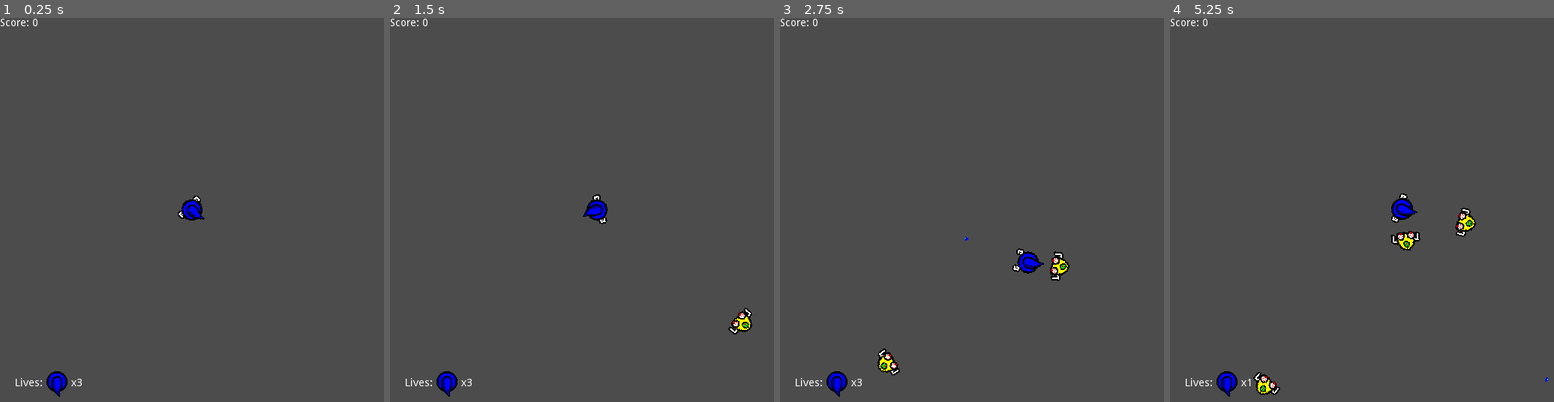
Above: before the commit, frames 1-4 (left to right).
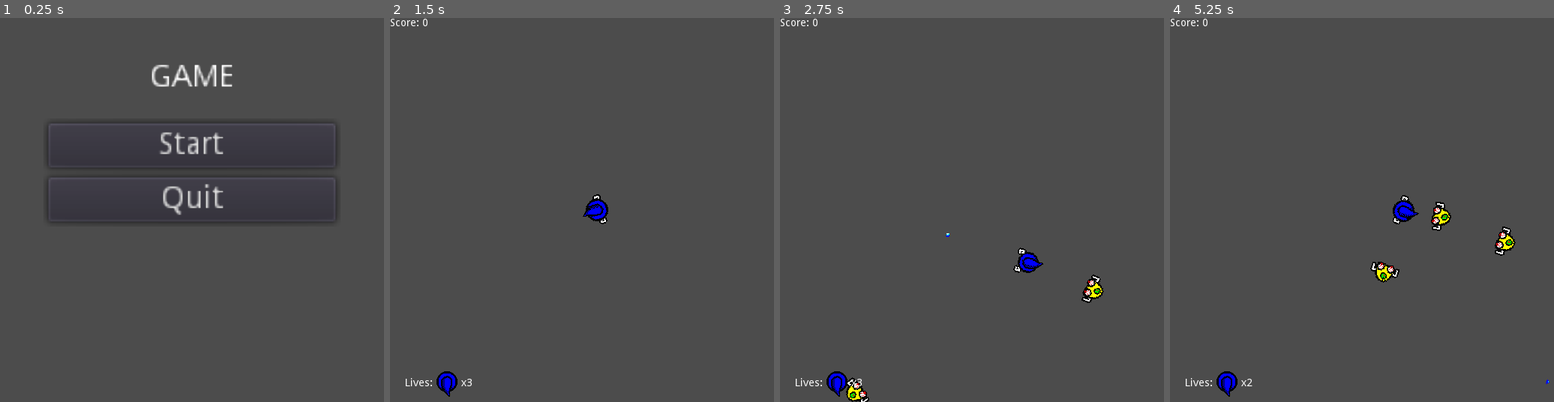
Above: after the commit, the same moments.

Repository: taylorhansen/Blue-vs-The-Sandwich-Invasion
Game: Godot game, scene res://main-menu/MainMenu.tscn
Same seed, same stepped clock (60 frames per second), same inputs: the game is played once before the commit and once after it. Before the commit the project starts from res://world/World.tscn.
Inputs (mouse positions are in pixels of both pictures, inside the frame that each line leads up to):
- Up to frame 1 (0.25 s): no input
- Up to frame 2 (1.5 s): click (582, 144) at 0.5 s, where only the run after the commit has a clickable "Start"; move the mouse to (666, 190) at 1.27 s; press the mouse at (666, 190) at 1.28 s; hold D (move_right) from 1.28 s (still down)
- Up to frame 3 (2.75 s): move the mouse to (895, 229) at 2.02 s; release D (move_right) at 2.03 s; release the mouse at (895, 229) at 2.03 s; hold S (move_down) from 2.03 s (still down); click (895, 229) at 2.1 s
- Up to frame 4 (5.25 s): move the mouse to (1400, 125) at 2.77 s; release S (move_down) at 2.78 s; press the mouse at (1400, 125) at 2.78 s; hold D (move_right) 2.78-3.53 s; move the mouse to (1342, 286) at 3.52 s; release the mouse at (1342, 286) at 3.53 s; hold W (move_up) 3.53-4.28 s; click (1342, 286) at 3.6 s; move the mouse to (1477, 267) at 4.27 s; press the mouse at (1477, 267) at 4.28 s; hold A (move_left) from 4.28 s (still down); move the mouse to (1246, 152) at 5.02 s; release the mouse at (1246, 152) at 5.03 s; click (1246, 152) at 5.1 s

The runs differ from the first frame. In frame 1, 3.4% of the frame differs, in the area x 0-88%, y 0-99%; in frame 2, 0.3%; in frame 3, 1.1%; in frame 4, 1.8%.

Commit message:
Add basic main menu

Diff:
--- /dev/null
+++ b/main-menu/MainMenu.gd
@@ -0,0 +1,10 @@
+extends Control
+
+func _ready():
+    pass
+
+func _on_Start_pressed():
+    get_tree().change_scene("res://world/World.tscn")
+
+func _on_Quit_pressed():
+    get_tree().quit()
--- /dev/null
+++ b/main-menu/MainMenu.tscn
@@ -0,0 +1,131 @@
+[gd_scene load_steps=2 format=2]
+
+[ext_resource path="res://main-menu/MainMenu.gd" type="Script" id=1]
+
+[node name="MainMenu" type="Control"]
+
+anchor_left = 0.0
+anchor_top = 0.0
+anchor_right = 0.0
+anchor_bottom = 0.0
+rect_pivot_offset = Vector2( 0, 0 )
+rect_clip_content = false
+mouse_filter = 0
+mouse_default_cursor_shape = 0
+size_flags_horizontal = 1
+size_flags_vertical = 1
+script = ExtResource( 1 )
+
+[node name="VBoxContainer" type="VBoxContainer" parent="." index="0"]
+
+anchor_left = 0.0
+anchor_top = 0.0
+anchor_right = 0.0
+anchor_bottom = 0.0
+margin_left = 64.0
+margin_top = 32.0
+margin_right = 192.0
+margin_bottom = 176.0
+rect_scale = Vector2( 3, 3 )
+rect_pivot_offset = Vector2( 0, 0 )
+rect_clip_content = false
+mouse_filter = 1
+mouse_default_cursor_shape = 0
+size_flags_horizontal = 1
+size_flags_vertical = 1
+alignment = 0
+_sections_unfolded = [ "Rect" ]
+
+[node name="CenterContainer" type="CenterContainer" parent="VBoxContainer" index="0"]
+
+anchor_left = 0.0
+anchor_top = 0.0
+anchor_right = 0.0
+anchor_bottom = 0.0
+margin_right = 128.0
+margin_bottom = 32.0
+rect_pivot_offset = Vector2( 0, 0 )
+rect_clip_content = false
+mouse_filter = 0
+mouse_default_cursor_shape = 0
+size_flags_horizontal = 1
+size_flags_vertical = 1
+use_top_left = false
+_sections_unfolded = [ "Margin" ]
+
+[node name="Title" type="Label" parent="VBoxContainer/CenterContainer" index="0"]
+
+anchor_left = 0.0
+anchor_top = 0.0
+anchor_right = 0.0
+anchor_bottom = 0.0
+margin_right = 128.0
+margin_bottom = 32.0
+rect_min_size = Vector2( 128, 32 )
+rect_pivot_offset = Vector2( 0, 0 )
+rect_clip_content = false
+mouse_filter = 2
+mouse_default_cursor_shape = 0
+size_flags_horizontal = 1
+size_flags_vertical = 4
+text = "GAME"
+align = 1
+valign = 1
+percent_visible = 1.0
+lines_skipped = 0
+max_lines_visible = -1
+_sections_unfolded = [ "custom_fonts" ]
+
+[node name="Start" type="Button" parent="VBoxContainer" index="1"]
+
+anchor_left = 0.0
+anchor_top = 0.0
+anchor_right = 0.0
+anchor_bottom = 0.0
+margin_top = 36.0
+margin_right = 128.0
+margin_bottom = 56.0
+rect_pivot_offset = Vector2( 0, 0 )
+rect_clip_content = false
+focus_mode = 2
+mouse_filter = 0
+mouse_default_cursor_shape = 0
+size_flags_horizontal = 1
+size_flags_vertical = 1
+toggle_mode = false
+enabled_focus_mode = 2
+shortcut = null
+group = null
+text = "Start"
+flat = false
+align = 1
+_sections_unfolded = [ "Grow Direction", "Rect" ]
+
+[node name="Quit" type="Button" parent="VBoxContainer" index="2"]
+
+anchor_left = 0.0
+anchor_top = 0.0
+anchor_right = 0.0
+anchor_bottom = 0.0
+margin_top = 60.0
+margin_right = 128.0
+margin_bottom = 80.0
+rect_pivot_offset = Vector2( 0, 0 )
+rect_clip_content = false
+focus_mode = 2
+mouse_filter = 0
+mouse_default_cursor_shape = 0
+size_flags_horizontal = 1
+size_flags_vertical = 1
+toggle_mode = false
+enabled_focus_mode = 2
+shortcut = null
+group = null
+text = "Quit"
+flat = false
+align = 1
+_sections_unfolded = [ "Rect" ]
+
+[connection signal="pressed" from="VBoxContainer/Start" to="." method="_on_Start_pressed"]
+
+[connection signal="pressed" from="VBoxContainer/Quit" to="." method="_on_Quit_pressed"]
--- a/project.godot
+++ b/project.godot
@@ -11,7 +11,7 @@
 [application]
 
 config/name="New Game Project"
-run/main_scene="res://world/World.tscn"
+run/main_scene="res://main-menu/MainMenu.tscn"
 config/icon="res://icon.png"
 
 [autoload]
--- a/world/World.tscn
+++ b/world/World.tscn
@@ -6,7 +6,7 @@
 [ext_resource path="res://player/hattop.tga" type="Texture" id=4]
 [ext_resource path="res://world/camera.gd" type="Script" id=5]
 
-[node name="World" type="Node"]
+[node name="World" type="Node" index="0"]
 
 script = ExtResource( 1 )
 
@@ -106,6 +106,7 @@
 
 [node name="Screen" type="Camera2D" parent="." index="3"]
 
+pause_mode = 2
 anchor_mode = 0
 rotating = false
 current = true
--- a/world/world.gd
+++ b/world/world.gd
@@ -55,8 +55,8 @@
     _update_lives()
     $Screen.shake()
     if lives <= 0:
-        # TODO: game over
-        pass
+        # game over sequence
+        get_tree().paused = true
 
 func _on_Enemy_fired():
     """
